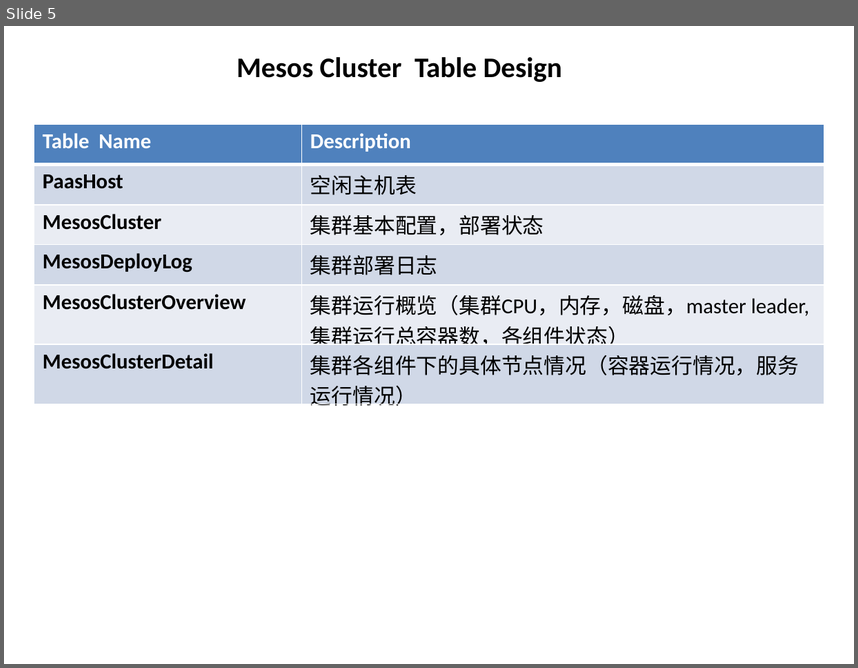
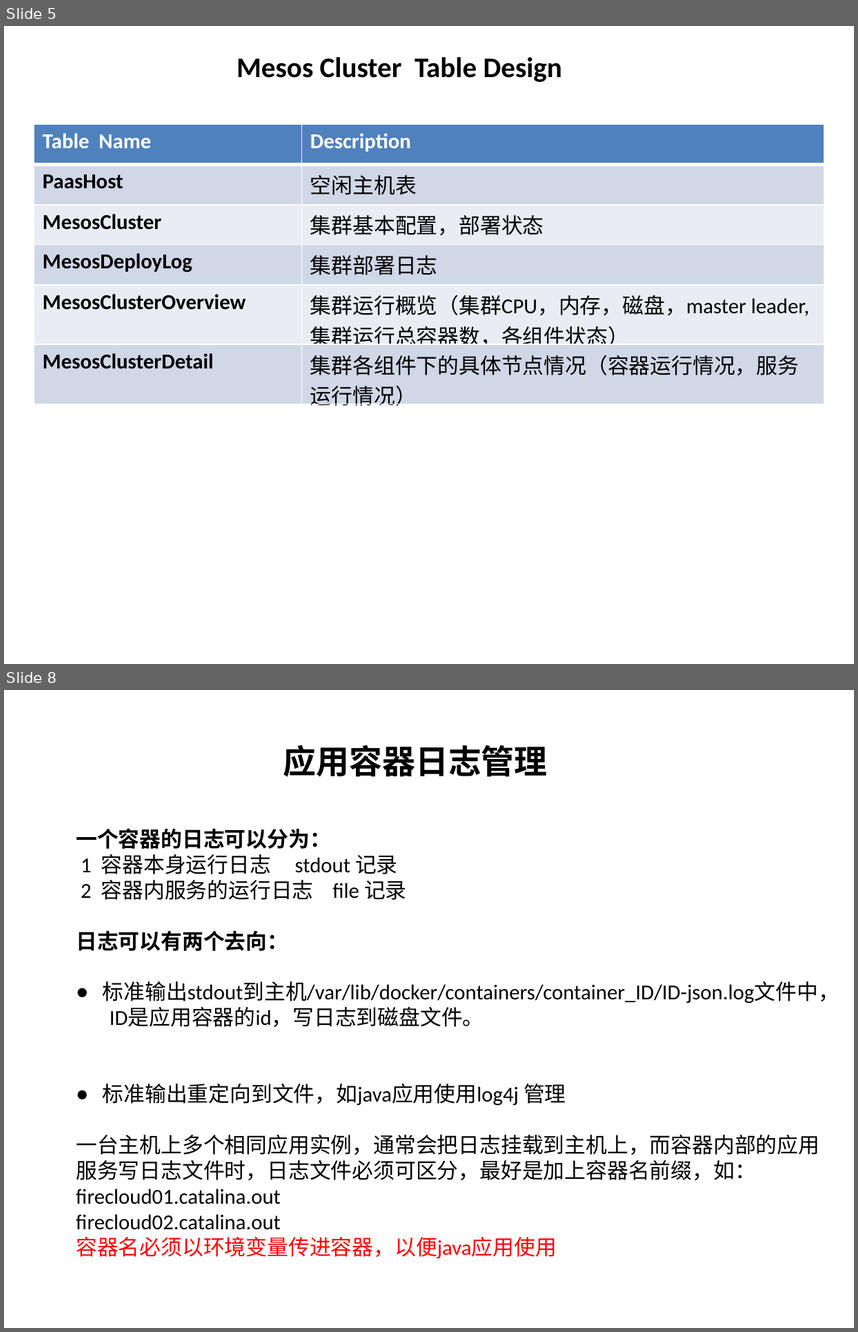
Before and after one commit to wsyx123/firecloud-server, a slide deck: description/firecloud-architecture.pptx. Shown one above the other, each under a label of ours: slide 5 before the commit, slides 5 and 8 after it; the slides between them are not shown. The pictures are 858x668 and 858x1332 pixels, drawn with LibreOffice and Linux fonts; fonts in the diff are those of the drawing. Boxes give left, top, right and bottom in pixels: in the first picture for what was removed or moved away, otherwise in the second. Text is boxed around its words. In the diff, an @@ line names an element or a change of style, - is before the commit and + after.

```diff
--- a/description/firecloud-architecture.pptx
+++ b/description/firecloud-architecture.pptx
@@ slide 8 added at (4, 690, 854, 1328), background #FFFFFF @@
@@ text added at (283, 745, 548, 777), 28 pt, text #000000, bold @@
+应用容器日志管理
@@ text added at (76, 828, 840, 1259), 18 pt, text #000000 @@
+一个容器的日志可以分为：
+1 容器本身运行日志 stdout 记录
+2 容器内服务的运行日志 file 记录
+日志可以有两个去向：
+● 标准输出stdout到主机/var/lib/docker/containers/container_ID/ID-json.log文件中，
+ID是应用容器的id，写日志到磁盘文件。
+● 标准输出重定向到文件，如java应用使用log4j 管理
+一台主机上多个相同应用实例，通常会把日志挂载到主机上，而容器内部的应用
+服务写日志文件时，日志文件必须可区分，最好是加上容器名前缀，如：
+firecloud01.catalina.out
+firecloud02.catalina.out
+容器名必须以环境变量传进容器，以便java应用使用
```
Also in this commit, not shown: 2 other slides added, 19 other files.
